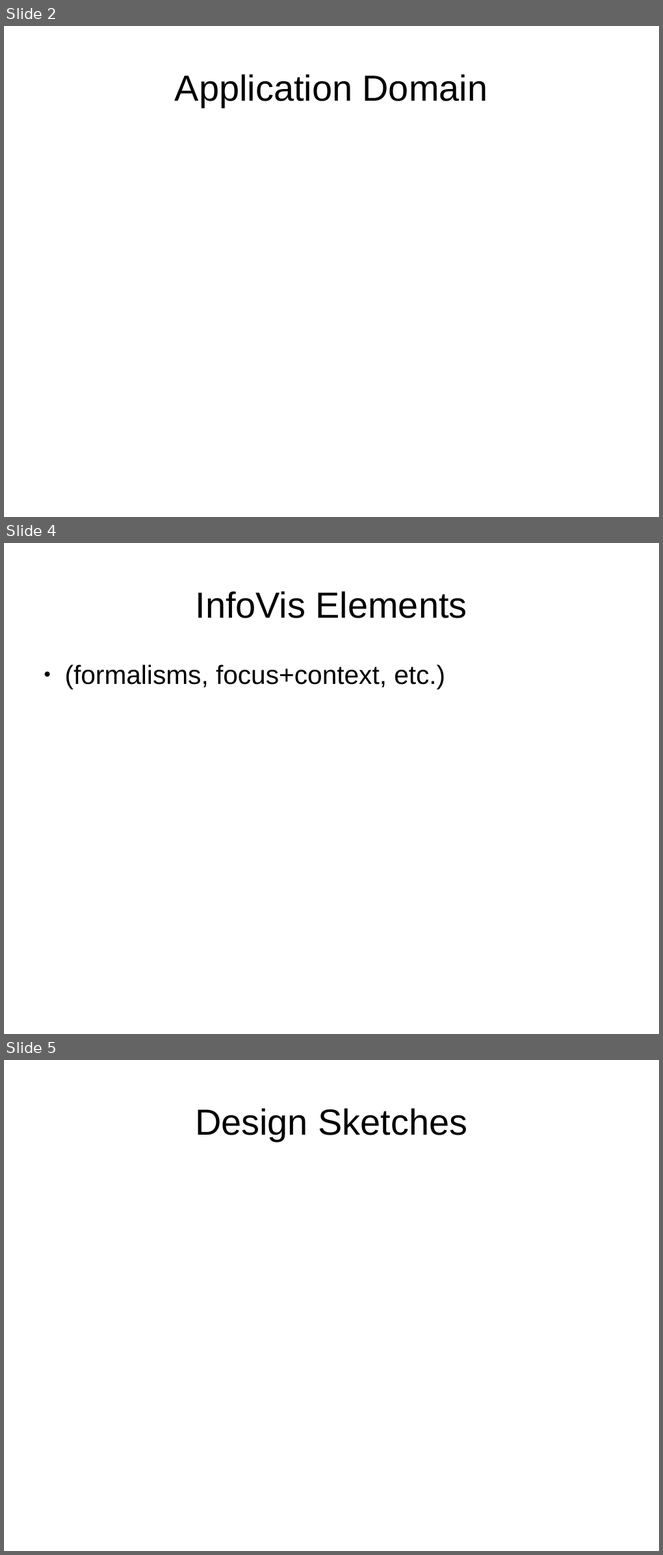
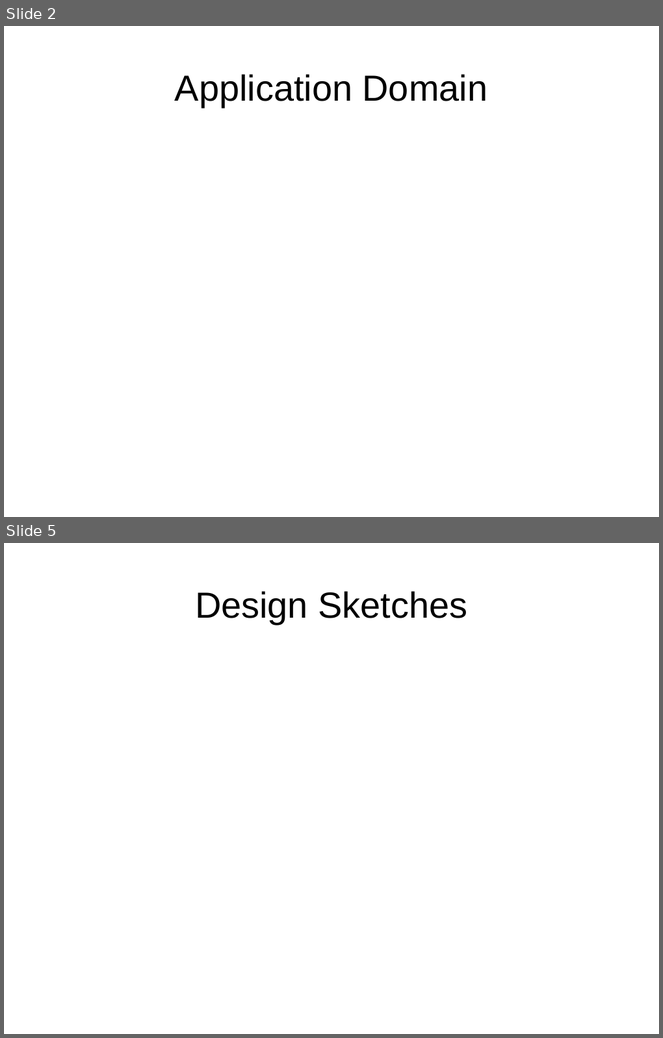
Before and after one commit to seachel/Treehehe, a slide deck: Presentation/VA_presentation.odp. Shown one above the other, each under a label of ours: slides 2, 4 and 5 before the commit, slides 2 and 5 after it; the slides between them are not shown. The pictures are 663x1555 and 663x1038 pixels, drawn with LibreOffice and Linux fonts; fonts in the diff are those of the drawing. Boxes give left, top, right and bottom in pixels: in the first picture for what was removed or moved away, otherwise in the second. Text is boxed around its words. In the diff, an @@ line names an element or a change of style, - is before the commit and + after.

```diff
--- a/Presentation/VA_presentation.odp
+++ b/Presentation/VA_presentation.odp
@@ slide 4 removed at [4, 543, 659, 1034], background #FFFFFF @@
@@ title removed at [196, 591, 467, 618] @@
-InfoVis Elements
@@ text removed at [65, 665, 445, 689] @@
-● (formalisms, focus+context, etc.)
```
Also in this commit, not shown: 2 slides added, 2 other slides removed, 3 other files.
